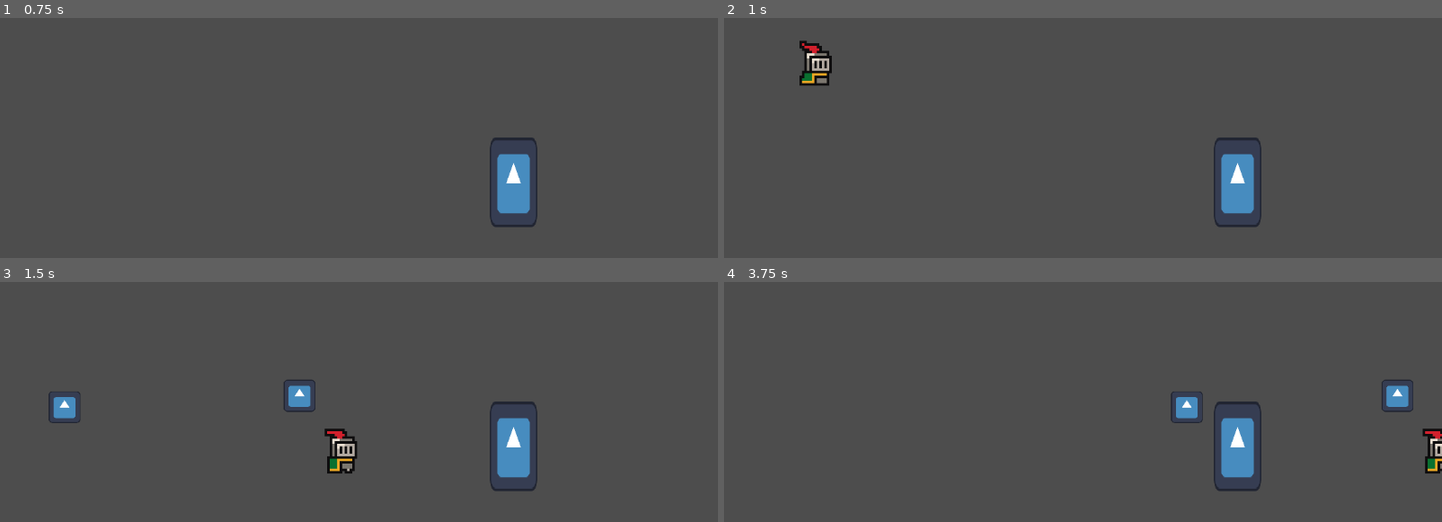
Above: before the commit, frames 1-4 (two rows, left to right).
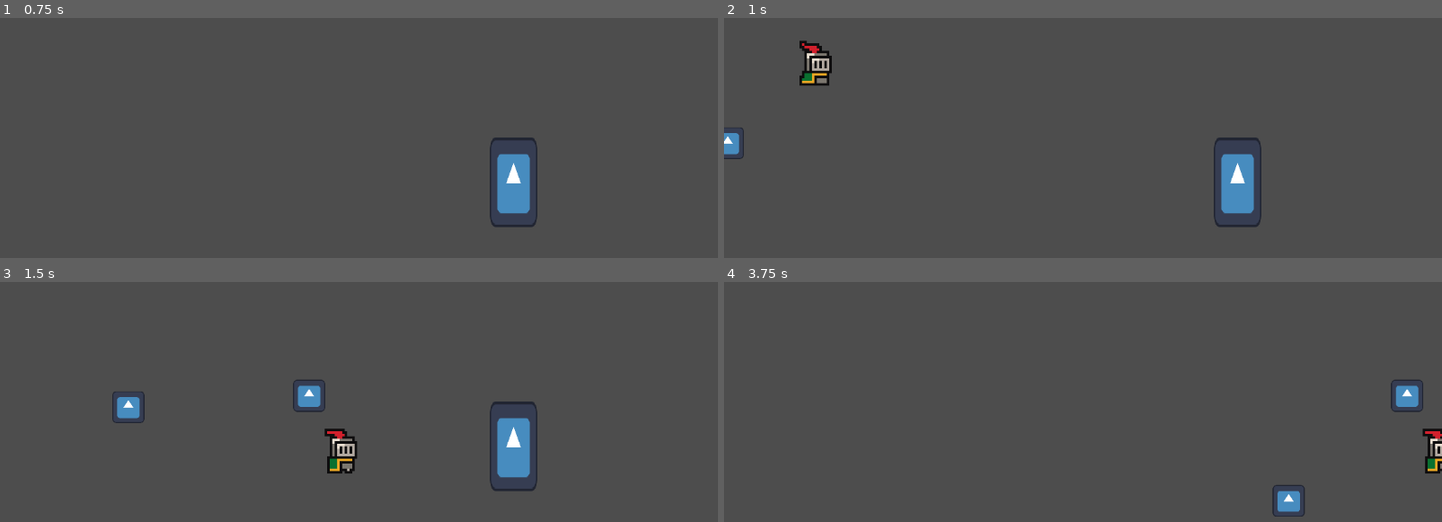
Above: after the commit, the same moments.

Repository: Smoresies/CCG2024Q4
Game: Godot game, scene res://scenes/sandbox.tscn
Same seed, same stepped clock (60 frames per second), same inputs: the game is played once before the commit and once after it. The engine's default icon, where the game draws it, is replaced by a stand-in: a white triangle on a blue panel in a dark square.
Inputs (mouse positions are in pixels of both pictures, inside the frame that each line leads up to):
- Up to frame 1 (0.75 s): tap Enter at 0.5 s; move the mouse to (516, 109) at 0.52 s; hold Right (right) from 0.53 s (still down); click (516, 109) at 0.6 s
- Up to frame 2 (1 s): keep holding Right (right); tap Space (jump) at 0.77 s
- Up to frame 3 (1.5 s): keep holding Right (right); move the mouse to (215, 414) at 1.27 s; click (215, 414) at 1.35 s
- Up to frame 4 (3.75 s): tap Space (jump) at 1.52, 3.02 s; move the mouse to (1154, 306) at 2.02 s; release Right (right) at 2.03 s; hold A (left) 2.03-2.78 s; click (1154, 306) at 2.1 s; move the mouse to (1047, 474) at 2.77 s; hold Right (right) from 2.78 s (still down); click (1047, 474) at 2.85 s; move the mouse to (1298, 454) at 3.52 s; click (1298, 454) at 3.6 s

Frame 1 is identical in both runs. In frame 2, 0.2% of the frame differs, in the area x 0-3%, y 45-59%; in frame 3, 1.1%; in frame 4, 2.6%, in the area x 62-98%, y 40-98%.

Commit message:
same functionality as before now for shooting

Diff:
--- a/scenes/entity.tscn
+++ b/scenes/entity.tscn
@@ -1,12 +1,13 @@
-[gd_scene load_steps=14 format=3 uid="uid://cplaaen2uodhm"]
+[gd_scene load_steps=15 format=3 uid="uid://cplaaen2uodhm"]
 
 [ext_resource type="Script" path="res://scripts/entity/base_entity.gd" id="1_e765f"]
 [ext_resource type="Script" path="res://scripts/entity/components/health_and_status_components/base_health_and_status_component.gd" id="3_jfr1s"]
-[ext_resource type="Script" path="res://scripts/entity/components/attack_components/projectile_attack_component.gd" id="3_lcgwo"]
 [ext_resource type="PackedScene" uid="uid://d305p8471rxhx" path="res://scenes/projectile.tscn" id="4_fm3ym"]
 [ext_resource type="Script" path="res://scripts/entity/components/movement_components/player_movement_component.gd" id="5_hgkaw"]
-[ext_resource type="Texture2D" uid="uid://ce2u8sphua3i2" path="res://sources/knight.png" id="6_cme2n"]
+[ext_resource type="Script" path="res://scripts/entity/components/attack_components/base_attack_component.gd" id="6_7ankf"]
+[ext_resource type="Texture2D" uid="uid://duhsy7vxy8hdl" path="res://sources/knight.png" id="6_cme2n"]
 [ext_resource type="Script" path="res://scripts/entity/components/input_components/player_input_component.gd" id="6_snpov"]
+[ext_resource type="Script" path="res://scripts/entity/attacks/ranged_attack.gd" id="7_v4hhs"]
 
 [sub_resource type="CapsuleShape2D" id="CapsuleShape2D_dsw0d"]
 radius = 6.0
@@ -48,29 +49,25 @@
 "speed": 10.0
 }]
 
-[node name="Entity" type="Node2D" node_paths=PackedStringArray("movement_component", "input_component", "health_and_status_component", "attack_components")]
+[node name="Entity" type="Node2D" node_paths=PackedStringArray("movement_component", "input_component", "health_and_status_component", "attack_component")]
 script = ExtResource("1_e765f")
 movement_component = NodePath("PlayerMovementComponent")
 input_component = NodePath("PlayerInputComponent")
 health_and_status_component = NodePath("BaseHealthAndStatusComponent")
-attack_components = [NodePath("PlayerAttackComponent")]
+attack_component = NodePath("BaseAttackComponent")
 
 [node name="BaseHealthAndStatusComponent" type="Node" parent="."]
 script = ExtResource("3_jfr1s")
 
-[node name="PlayerAttackComponent" type="Node" parent="." node_paths=PackedStringArray("projectile_spawn_position", "lock_on_area", "measurement_position")]
-script = ExtResource("3_lcgwo")
-projectile_scene = ExtResource("4_fm3ym")
-projectile_spawn_position = NodePath("../PlayerMovementComponent")
-projectile_damage = 10
-projectile_healing = 5
-projectile_speed = 71
+[node name="PlayerInputComponent" type="Node" parent="."]
+script = ExtResource("6_snpov")
+
+[node name="BaseAttackComponent" type="Node" parent="." node_paths=PackedStringArray("attacks", "lock_on_area", "measurement_position")]
+script = ExtResource("6_7ankf")
+attacks = [NodePath("../RangedAttack")]
 lock_on_area = NodePath("../PlayerMovementComponent/Area2D")
 measurement_position = NodePath("../PlayerMovementComponent")
 time_between_target_updates_in_seconds = 0.25
-
-[node name="PlayerInputComponent" type="Node" parent="."]
-script = ExtResource("6_snpov")
 
 [node name="PlayerMovementComponent" type="CharacterBody2D" parent="."]
 script = ExtResource("5_hgkaw")
@@ -89,3 +86,11 @@
 
 [node name="CollisionPolygon2D" type="CollisionPolygon2D" parent="PlayerMovementComponent/Area2D"]
 polygon = PackedVector2Array(0, 0, 120, 90, 120, -90)
+
+[node name="RangedAttack" type="Node" parent="." node_paths=PackedStringArray("projectile_spawn_position")]
+script = ExtResource("7_v4hhs")
+projectile_scene = ExtResource("4_fm3ym")
+projectile_spawn_position = NodePath("../PlayerMovementComponent")
+projectile_speed = 100
+base_attack_damage = 10
+base_attack_cooldown_in_seconds = 1.0
--- /dev/null
+++ b/scripts/entity/attacks/base_attack.gd
@@ -0,0 +1,18 @@
+class_name BaseAttack extends Node
+
+@export var base_attack_damage: int
+@export var base_attack_hit_effects: Array[BaseStatusEffect]
+@export var base_attack_healing: int
+@export var base_attack_cooldown_in_seconds: float
+
+func _ready() -> void:
+    pass
+
+func start_attack():
+    pass
+
+func attack():
+    pass
+
+func cancel_attack():
+    pass
--- /dev/null
+++ b/scripts/entity/attacks/melee_attack.gd
@@ -0,0 +1,7 @@
+class_name MeleeAttack extends BaseAttack
+
+func _ready() -> void:
+    pass
+
+func start_attack() -> void:
+    pass
--- /dev/null
+++ b/scripts/entity/attacks/ranged_attack.gd
@@ -0,0 +1,22 @@
+class_name RangedAttack extends BaseAttack
+
+## The projectile scene to instantiate
+@export var projectile_scene: PackedScene
+@export var projectile_spawn_position: Node2D
+@export var projectile_speed: int
+
+func _ready() -> void:
+	pass
+
+func start_attack() -> void:
+	# Create an instance of the projectile
+	var projectile_instance: BaseProjectileComponent = projectile_scene.instantiate()
+	add_child(projectile_instance)
+	# Initialize the projectile
+	projectile_instance.init(projectile_spawn_position.global_position, base_attack_damage, base_attack_hit_effects, base_attack_healing, projectile_speed, Vector2.RIGHT)
+
+func attack() -> void:
+	pass
+
+func cancel_attack() -> void:
+	pass
--- a/scripts/entity/base_entity.gd
+++ b/scripts/entity/base_entity.gd
@@ -8,7 +8,7 @@
 ## The health and status component of the entity.
 @export var health_and_status_component: BaseHealthAndStatusComponent
 ## The attack components of the entity.
-@export var attack_components: Array[BaseAttackComponent]
+@export var attack_component: BaseAttackComponent
 
 
 # Called when the node enters the scene tree for the first time.
@@ -21,8 +21,7 @@
 		input_component.on_jump_input.connect(movement_component.on_jump_input)
 		input_component.on_jump_input_cancelled.connect(movement_component.on_jump_input_cancelled)
 
-
-	for attack_component in attack_components:
+	if input_component and attack_component:
 		input_component.on_attack_input_started.connect(attack_component.on_attack_input_started)
 		input_component.on_attack_input.connect(attack_component.on_attack_input)
 		input_component.on_attack_input_cancelled.connect(attack_component.on_attack_input_cancelled)
--- a/scripts/entity/components/attack_components/base_attack_component.gd
+++ b/scripts/entity/components/attack_components/base_attack_component.gd
@@ -2,6 +2,8 @@
 
 ## Occurs when the target has changed
 signal on_target_change(previous_target, current_target)
+
+@export var attacks: Array[BaseAttack]
 
 ## The Area2D that the character locks onto the closest target.
 @export var lock_on_area: Area2D
@@ -40,21 +42,14 @@
 	on_target_change.connect(target_changed)
 
 func on_attack_input_started() -> void:
-	# Abstract method error
-	push_error('Abstract Method Not Implemented Error: %s' % [name])
-	assert(false, 'Abstract Method Not Implemented Error: %s' % [name])
-
+	attacks[0].start_attack()
 
 func on_attack_input() -> void:
-	# Abstract method error
-	push_error('Abstract Method Not Implemented Error: %s' % [name])
-	assert(false, 'Abstract Method Not Implemented Error: %s' % [name])
+	attacks[0].attack()
 
 
 func on_attack_input_cancelled() -> void:
-	# Abstract method error
-	push_error('Abstract Method Not Implemented Error: %s' % [name])
-	assert(false, 'Abstract Method Not Implemented Error: %s' % [name])
+	attacks[0].cancel_attack()
 
 
 ## Checks each target in the lock on area and then determines which is the closest. Emits an on_target_change signal if the target has changed.
--- a/scripts/entity/components/attack_components/projectile_attack_component.gd
+++ /dev/null
@@ -1,26 +0,0 @@
-class_name PlayerAttackComponent extends BaseAttackComponent
-
-@export var projectile_scene: PackedScene # The projectile scene to instantiate
-@export var projectile_spawn_position: Node2D
-@export var projectile_damage: int
-@export var projectile_hit_effects: Array[int]
-@export var projectile_healing: int
-@export var projectile_speed: int
-
-func _ready() -> void:
-	# Override the abstract class
-	pass
-
-func on_attack_input_started() -> void:
-	# Create an instance of the projectile
-	var projectile_instance: BaseProjectileComponent = projectile_scene.instantiate()
-	add_child(projectile_instance)
-	# Initialize the projectile
-	projectile_instance.init(projectile_spawn_position.global_position, projectile_damage, projectile_hit_effects, projectile_healing, projectile_speed, Vector2.RIGHT)
-	print("attacked")
-
-func on_attack_input() -> void:
-	pass
-
-func on_attack_input_cancelled() -> void:
-	pass
--- a/scripts/entity/components/projectile_components/base_projectile_component.gd
+++ b/scripts/entity/components/projectile_components/base_projectile_component.gd
@@ -3,11 +3,11 @@
 var damage: int = 20 # Damage inflicted by the projectile
 var healing: int = 0
 var move_speed: int = 0
-var on_hit_effects: Array[int] = [] # Integer for now, change to status_effect once implemented
+var on_hit_effects: Array[BaseStatusEffect] = [] # Integer for now, change to status_effect once implemented
 var target_location: Vector2 = Vector2.ZERO
 var velocity: Vector2 = Vector2.ZERO
 
-func init(set_starting_position: Vector2, set_damage: int, set_on_hit_effects: Array[int], set_healing: int, set_move_speed: int, set_target_location: Vector2) -> void:
+func init(set_starting_position: Vector2, set_damage: int, set_on_hit_effects: Array[BaseStatusEffect], set_healing: int, set_move_speed: int, set_target_location: Vector2) -> void:
 	self.damage = set_damage
 	self.on_hit_effects = set_on_hit_effects
 	self.healing = set_healing
--- /dev/null
+++ b/scripts/status_effect/base_status_effect.gd
@@ -0,0 +1 @@
+class_name BaseStatusEffect extends Resource
--- /dev/null
+++ b/scripts/status_effect/resources/base_status_effect.tres
@@ -0,0 +1,6 @@
+[gd_resource type="Resource" script_class="BaseStatusEffect" load_steps=2 format=3 uid="uid://1tg0kftlj484"]
+
+[ext_resource type="Script" path="res://scripts/status_effect/base_status_effect.gd" id="1_otdaa"]
+
+[resource]
+script = ExtResource("1_otdaa")
Not shown: 1 places in scenes/dummy.tscn that only renumber resources
